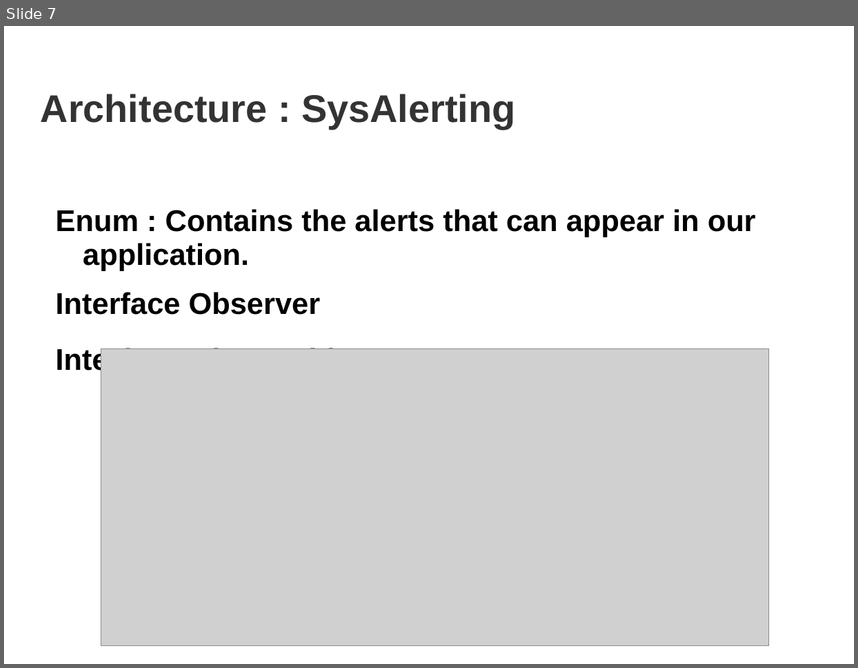
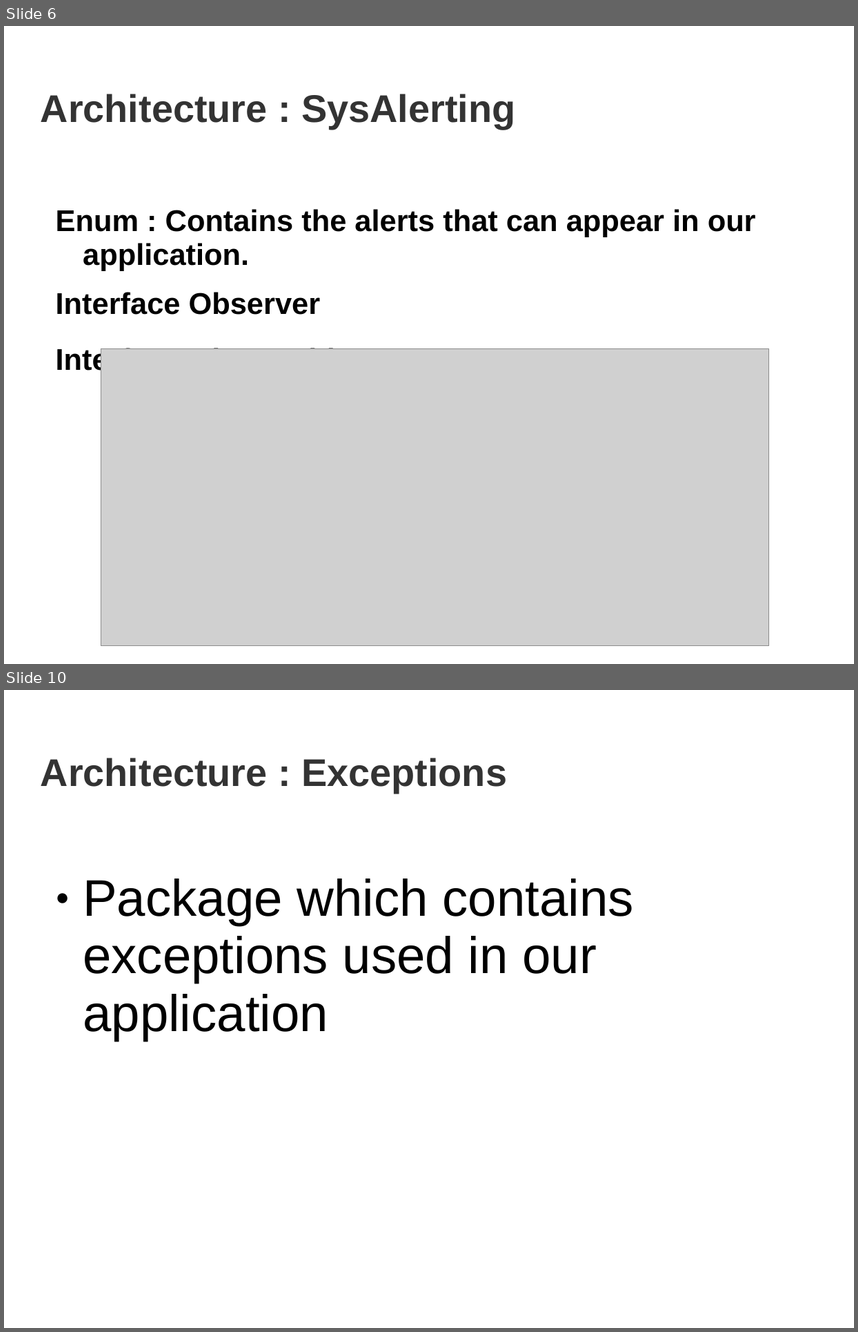
Before and after one commit to pbarbero/ESIEA.INF4035-EBAY, a slide deck: documentArchitecture.ppt. Shown one above the other, each under a label of ours: slide 7 before the commit, slides 6 and 10 after it; the slides between them are not shown. The pictures are 858x668 and 858x1332 pixels, drawn with LibreOffice and Linux fonts; fonts in the diff are those of the drawing; grey boxes stand for pictures; background and template pictures are left out. Boxes give left, top, right and bottom in pixels: in the first picture for what was removed or moved away, otherwise in the second. Text is boxed around its words. In the diff, an @@ line names an element or a change of style, - is before the commit and + after.

```diff
--- a/documentArchitecture.ppt
+++ b/documentArchitecture.ppt
@@ slide 10 added at bbox=[4, 690, 854, 1328], background picture (left out) @@
@@ title added at bbox=[41, 758, 507, 793], 36 pt, text #333333, bold @@
+Architecture : Exceptions
@@ text added at bbox=[83, 878, 634, 1041], 48 pt, text #000000 @@
+● Package which contains exceptions used in our application
@@ what was slide 7 is now slide 6 @@
```
Also in this commit, not shown: 4 slides changed, 1 slide removed, 5 other files.
